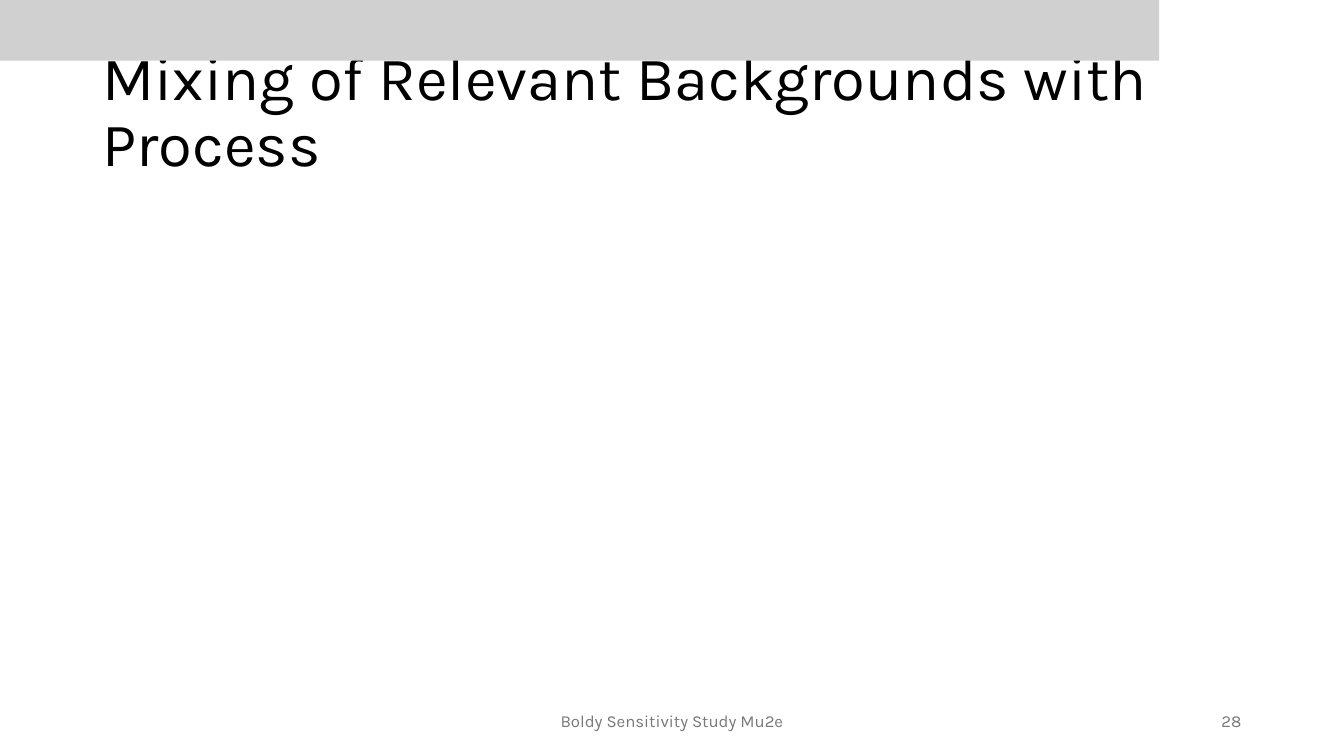
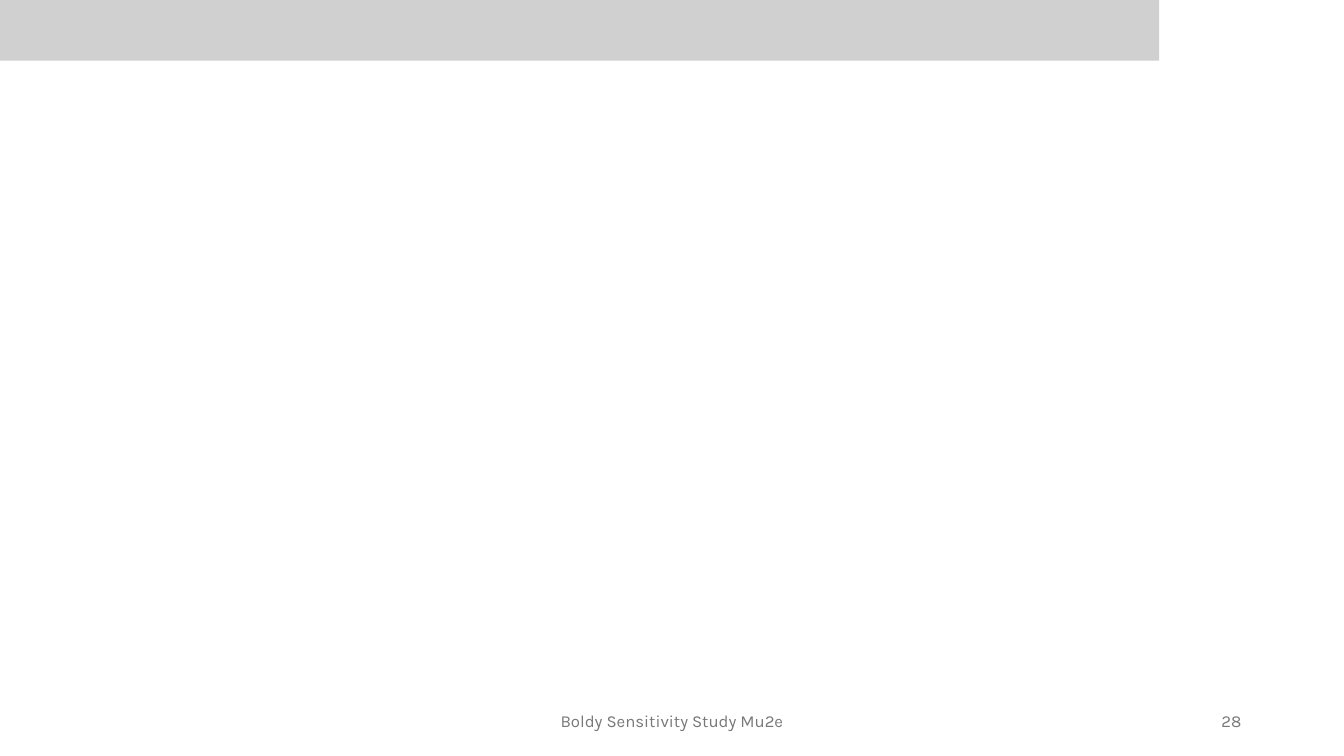
Before and after one commit to andrewboldy/DissertationAndProposalWriting, a slide deck: slide 28 of ProposalWriting/Presentation/BoldyProposalDefense [Autosaved].pptx. Drawn at 1344x756 pixels with LibreOffice and Linux fonts; fonts in the diff are those of the drawing; grey boxes stand for pictures. Boxes give left, top, right and bottom in pixels: in the first picture for what was removed or moved away, otherwise in the second. Text is boxed around its words. In the diff, an @@ line names an element or a change of style, - is before the commit and + after.

Commit message:
Updating presentation for extra slides and background slides

```diff
--- a/ProposalWriting/Presentation/BoldyProposalDefense [Autosaved].pptx
+++ b/ProposalWriting/Presentation/BoldyProposalDefense [Autosaved].pptx
@@ title removed at box(102, 45, 1146, 167) @@
-Mixing of Relevant Backgrounds with Process
```
Also in this commit, not shown: 17 other slides changed, 2 other files.
